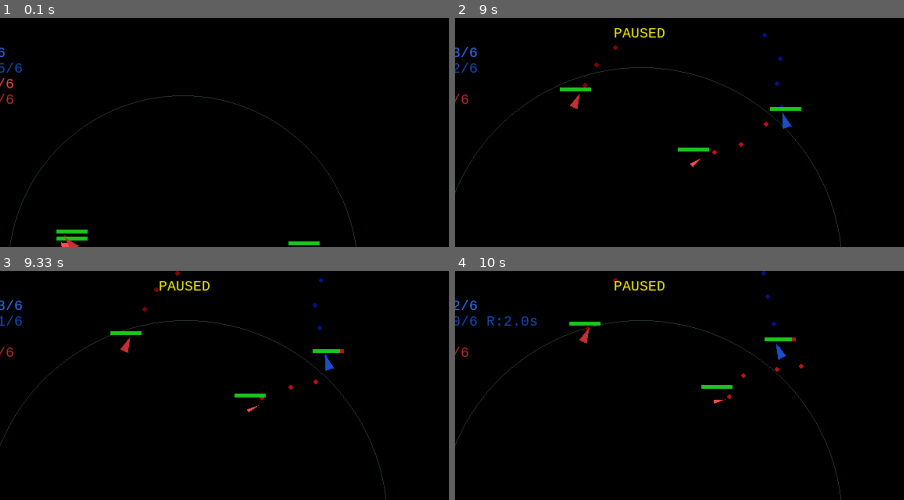
Above: before the commit, frames 1-4 (two rows, left to right).
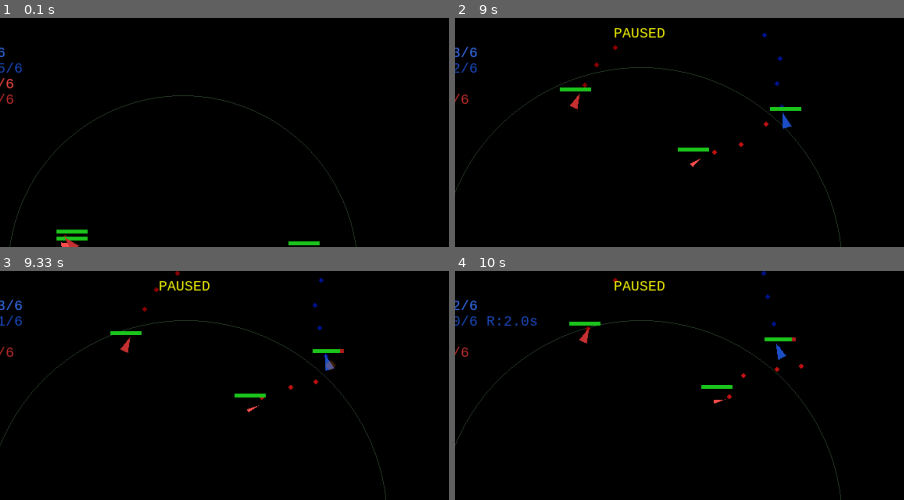
Above: after the commit, the same moments.

Repository: tcgarvin/rl-fighter
Game: pygame game, started from vis/pygame_vis.py
The game is run twice, just before and just after one commit, with the same random seed, the same clock (stepped at 60 frames per second) and the same inputs.
Inputs:
- Up to frame 1 (0.1 s): no input
- Up to frame 2 (9 s): hold R 0.33-0.87 s; tap Space at 0.9, 1.3, 1.6, 1.87, 2.2, 2.5, 2.63, 3.03, 3.33, 3.7, 4.1, 4.4, 4.6, 4.9, 5.1, 5.43, 5.73, 5.93, 6.23, 6.5, 6.83, 7.13, 7.27, 7.67, 7.97, 8.33, 8.73 s
- Up to frame 3 (9.33 s): tap Space at 9.03, 9.23 s
- Up to frame 4 (10 s): tap Space at 9.53, 9.73 s
The pictures show only the part of the screen within x 29-79%, y 0-50%; the shares and areas given below are measured in that part.

Frames 1-2 are identical in both runs. In frame 3, less than 0.1% of the frame differs, in the area x 72-75%, y 39-44%; in frame 4, nothing differs.

Commit message:
Add hit and death explosion effects to visualizer
Hit explosions spawn at projectile impact points (not ship center) as
small yellow flashes that fade over ~0.27s. Death explosions scatter 8
staggered bursts around the destroyed hull over ~1.5s.

Co-Authored-By: Claude Opus 4.6 <noreply@anthropic.com>

Diff:
--- a/vis/pygame_vis.py
+++ b/vis/pygame_vis.py
@@ -12,6 +12,7 @@
 
 import argparse
 import math
+import random
 import sys
 
 import numpy as np
@@ -182,6 +183,118 @@
     # Slightly dimmer for bullets
     bullet_color = tuple(max(0, c - 60) for c in color)
     pygame.draw.circle(surface, bullet_color, (sx, sy), BULLET_RADIUS)
+
+
+# --- Explosion visual effects ---
+
+# Hit explosion: small, fast flash
+HIT_EXPLOSION_RADIUS = 6.0  # max screen-space radius
+HIT_EXPLOSION_DURATION = 8  # ticks (~0.27s at 30 Hz)
+
+# Death explosion: multiple bursts around the hull
+DEATH_EXPLOSION_RADIUS = 9.0
+DEATH_EXPLOSION_DURATION = 10  # ticks per burst
+DEATH_BURST_COUNT = 8  # total bursts to spawn
+DEATH_BURST_SPREAD = 1.5  # seconds over which bursts appear
+DEATH_BURST_SCATTER = 30.0  # world-space scatter radius around ship center
+
+
+class Explosion:
+    """A single explosion effect fixed in world space."""
+
+    __slots__ = ("wx", "wy", "age", "max_radius", "duration")
+
+    def __init__(self, wx: float, wy: float, max_radius: float, duration: int) -> None:
+        self.wx = wx
+        self.wy = wy
+        self.age = 0
+        self.max_radius = max_radius
+        self.duration = duration
+
+    @property
+    def alive(self) -> bool:
+        return self.age < self.duration
+
+    def tick(self) -> None:
+        self.age += 1
+
+    def draw(self, surface: pygame.Surface) -> None:
+        if not self.alive:
+            return
+        t = self.age / self.duration  # 0..1
+        # Radius: quick expand then hold
+        r = self.max_radius * min(1.0, t * 4.0)
+        # Alpha: bright at start, fading out
+        alpha = max(0, int(255 * (1.0 - t)))
+        if alpha <= 0 or r < 1:
+            return
+        sx, sy = world_to_screen(self.wx, self.wy)
+        # Draw filled circle with fading color (yellow -> orange -> dark)
+        color = (
+            min(255, 255),
+            min(255, int(200 * (1.0 - t * 0.5))),
+            max(0, int(60 * (1.0 - t))),
+        )
+        # Use a surface with per-pixel alpha for smooth fade
+        diameter = int(r * 2) + 2
+        if diameter < 2:
+            return
+        circle_surf = pygame.Surface((diameter, diameter), pygame.SRCALPHA)
+        pygame.draw.circle(
+            circle_surf, (*color, alpha), (diameter // 2, diameter // 2), int(r)
+        )
+        surface.blit(circle_surf, (sx - diameter // 2, sy - diameter // 2))
+
+
+class ExplosionManager:
+    """Manages all active explosions."""
+
+    def __init__(self) -> None:
+        self.explosions: list[Explosion] = []
+        # Pending death bursts: list of (wx, wy, ticks_remaining, scatter_radius)
+        self._death_queues: list[tuple[float, float, int, float]] = []
+
+    def spawn_hit(self, wx: float, wy: float) -> None:
+        """Spawn a small hit explosion at the given world position."""
+        self.explosions.append(
+            Explosion(wx, wy, HIT_EXPLOSION_RADIUS, HIT_EXPLOSION_DURATION)
+        )
+
+    def spawn_death(self, wx: float, wy: float, hull_radius: float) -> None:
+        """Queue a series of explosions around a destroyed ship."""
+        scatter = max(DEATH_BURST_SCATTER, hull_radius * 1.5)
+        total_ticks = int(DEATH_BURST_SPREAD * FPS)
+        for _ in range(DEATH_BURST_COUNT):
+            delay = random.randint(0, total_ticks)
+            ox = random.gauss(0, scatter * 0.5)
+            oy = random.gauss(0, scatter * 0.5)
+            self._death_queues.append((wx + ox, wy + oy, delay, DEATH_EXPLOSION_RADIUS))
+
+    def tick(self) -> None:
+        """Advance all explosions and spawn pending death bursts."""
+        # Process death queues
+        remaining = []
+        for wx, wy, ticks_left, radius in self._death_queues:
+            if ticks_left <= 0:
+                self.explosions.append(
+                    Explosion(wx, wy, radius, DEATH_EXPLOSION_DURATION)
+                )
+            else:
+                remaining.append((wx, wy, ticks_left - 1, radius))
+        self._death_queues = remaining
+
+        # Tick and prune active explosions
+        for e in self.explosions:
+            e.tick()
+        self.explosions = [e for e in self.explosions if e.alive]
+
+    def draw(self, surface: pygame.Surface) -> None:
+        for e in self.explosions:
+            e.draw(surface)
+
+    def clear(self) -> None:
+        self.explosions.clear()
+        self._death_queues.clear()
 
 
 RESPAWN_DELAY_TICKS = 60  # 2 seconds at 30 Hz
@@ -284,6 +397,7 @@
 
     state = make_state()
     respawn_timers = np.zeros(n_ships, dtype=np.int32)
+    explosions = ExplosionManager()
     paused = False
     outcome_text = ""
 
@@ -300,6 +414,7 @@
                 elif event.key == pygame.K_r:
                     state = make_state()
                     respawn_timers[:] = 0
+                    explosions.clear()
                     outcome_text = ""
 
         if not paused and (demo or not state.done[0]):
@@ -330,7 +445,40 @@
                 actions[:, :, 2] = rng.integers(0, 2, size=(1, n_ships))
                 actions[:, :, 3] = rng.integers(0, 2, size=(1, n_ships))
 
+            # Snapshot state before step for hit/death detection
+            prev_alive = state.alive[0].copy()
+            prev_proj_alive = state.proj_alive[0].copy()
+
             state, rewards, dones = step(state, actions)
+
+            # Find projectiles that just died (hit a ship or expired)
+            newly_dead_projs = prev_proj_alive & ~state.proj_alive[0]
+            dead_indices = np.where(newly_dead_projs)[0]
+
+            # For each newly dead projectile near a ship, spawn hit explosion
+            # at the projectile's position (where it intersected the hull)
+            for p_idx in dead_indices:
+                px = float(state.proj_x[0, p_idx])
+                py = float(state.proj_y[0, p_idx])
+                # Check if this projectile is within any ship's radius
+                for s in range(n_ships):
+                    if not state.alive[0, s] and not prev_alive[s]:
+                        continue
+                    dx = px - float(state.x[0, s])
+                    dy = py - float(state.y[0, s])
+                    r = float(state.radius[0, s])
+                    if dx * dx + dy * dy < r * r * 4:  # generous check
+                        explosions.spawn_hit(px, py)
+                        break
+
+            # Detect deaths
+            for s in range(n_ships):
+                if prev_alive[s] and not state.alive[0, s]:
+                    explosions.spawn_death(
+                        float(state.x[0, s]),
+                        float(state.y[0, s]),
+                        float(state.radius[0, s]),
+                    )
 
             # Demo mode: tick respawn timers and respawn when ready
             if demo:
@@ -350,6 +498,9 @@
                     outcome_text = "RED TEAM WINS"
                 else:
                     outcome_text = "DRAW"
+
+        # Tick explosions even when sim is paused (so they fade out)
+        explosions.tick()
 
         # --- Render ---
         screen.fill(BG_COLOR)
@@ -395,6 +546,9 @@
                 hull_frac,
             )
 
+        # Draw explosions
+        explosions.draw(screen)
+
         # HUD
         tick_text = font.render(f"Tick: {int(state.tick[0])}", True, (200, 200, 200))
         screen.blit(tick_text, (10, 10))
